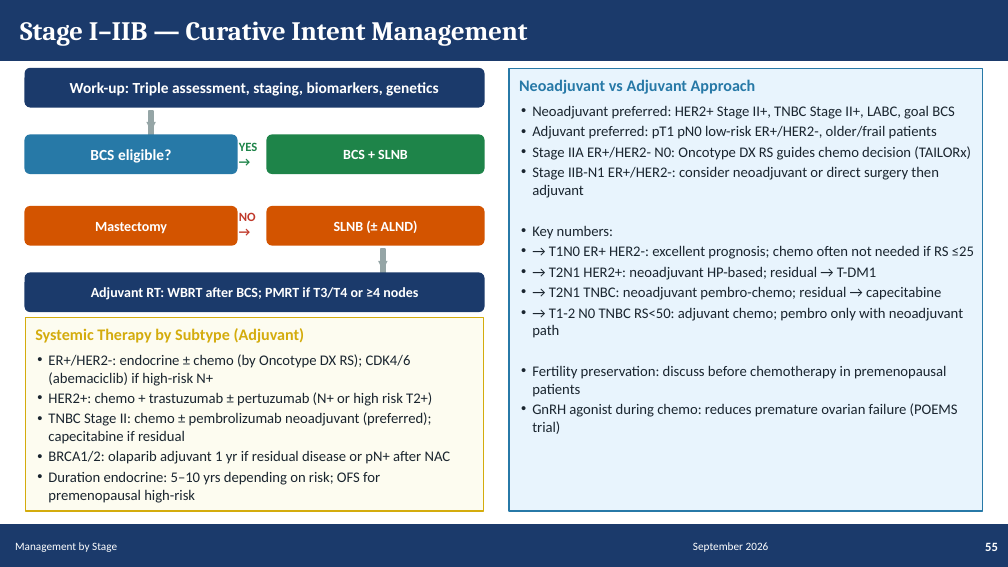
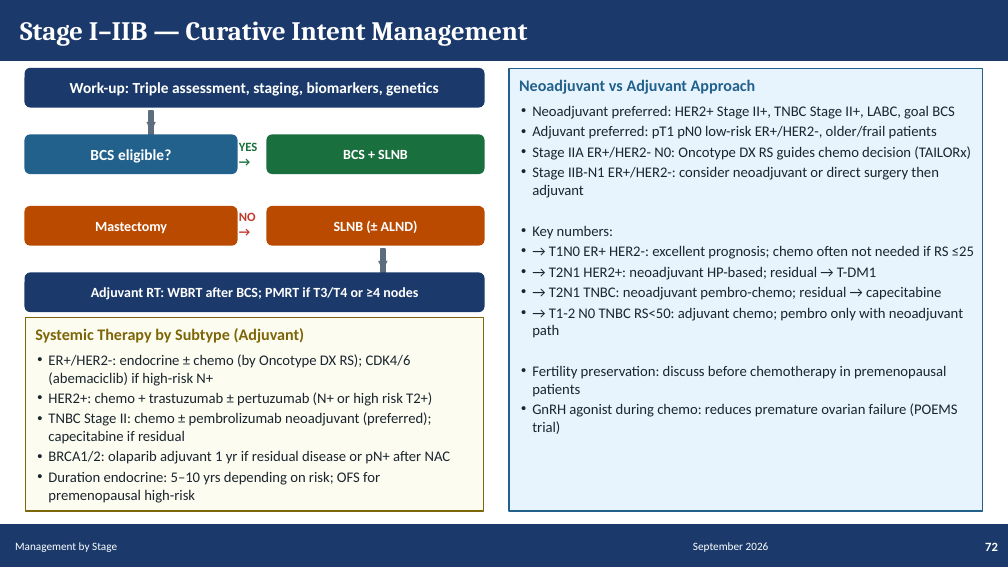
Before and after one commit to Muluamlak/Phone, a slide deck: slide 72 of BreastCancer_Management_Enhanced.pptx (slide 55 before the commit). Drawn at 1008x567 pixels with LibreOffice and Linux fonts; fonts in the diff are those of the drawing. Boxes give left, top, right and bottom in pixels: in the first picture for what was removed or moved away, otherwise in the second. Text is boxed around its words. In the diff, an @@ line names an element or a change of style, - is before the commit and + after.

```diff
--- a/BreastCancer_Management_Enhanced.pptx
+++ b/BreastCancer_Management_Enhanced.pptx
@@ rectangle at (509,69,983,511): outline #2779A7 1 pt to #21618C 1 pt @@
@@ text "Neoadjuvant vs Adjuvant Approach" at (519,79,756,94): text colour #2779A7 to #21618C @@
@@ text "▼" at (131,116,171,136): text colour #95A5A6 to #5D6D7E @@
@@ rectangle at (149,111,153,136): fill #95A5A6 to #5D6D7E; outline #95A5A6 1 pt to #5D6D7E 1 pt @@
@@ rounded rectangle at (25,135,237,173): fill #2779A7 to #21618C; outline #2779A7 1 pt to #21618C 1 pt @@
@@ text "YES →" at (239,142,258,151): text colour #1E8449 to #196F3D @@
@@ rounded rectangle at (267,135,484,173): fill #1E8449 to #196F3D; outline #1E8449 1 pt to #196F3D 1 pt @@
@@ rounded rectangle at (25,207,237,245): fill #D35400 to #BA4A00; outline #D35400 1 pt to #BA4A00 1 pt @@
@@ rounded rectangle at (267,207,484,245): fill #D35400 to #BA4A00; outline #D35400 1 pt to #BA4A00 1 pt @@
@@ text "▼" at (363,254,403,274): text colour #95A5A6 to #5D6D7E @@
@@ rectangle at (381,249,385,274): fill #95A5A6 to #5D6D7E; outline #95A5A6 1 pt to #5D6D7E 1 pt @@
@@ rectangle at (25,318,484,511): outline #D4AC0D 1 pt to #7D6608 1 pt @@
@@ text "Systemic Therapy by Subtype (Adjuvant)" at (35,328,305,343): text colour #D4AC0D to #7D6608 @@
@@ text at (985,542,998,551): text changed @@
-55
+72
```
Also in this commit, not shown: 72 other slides changed, 21 slides added.
